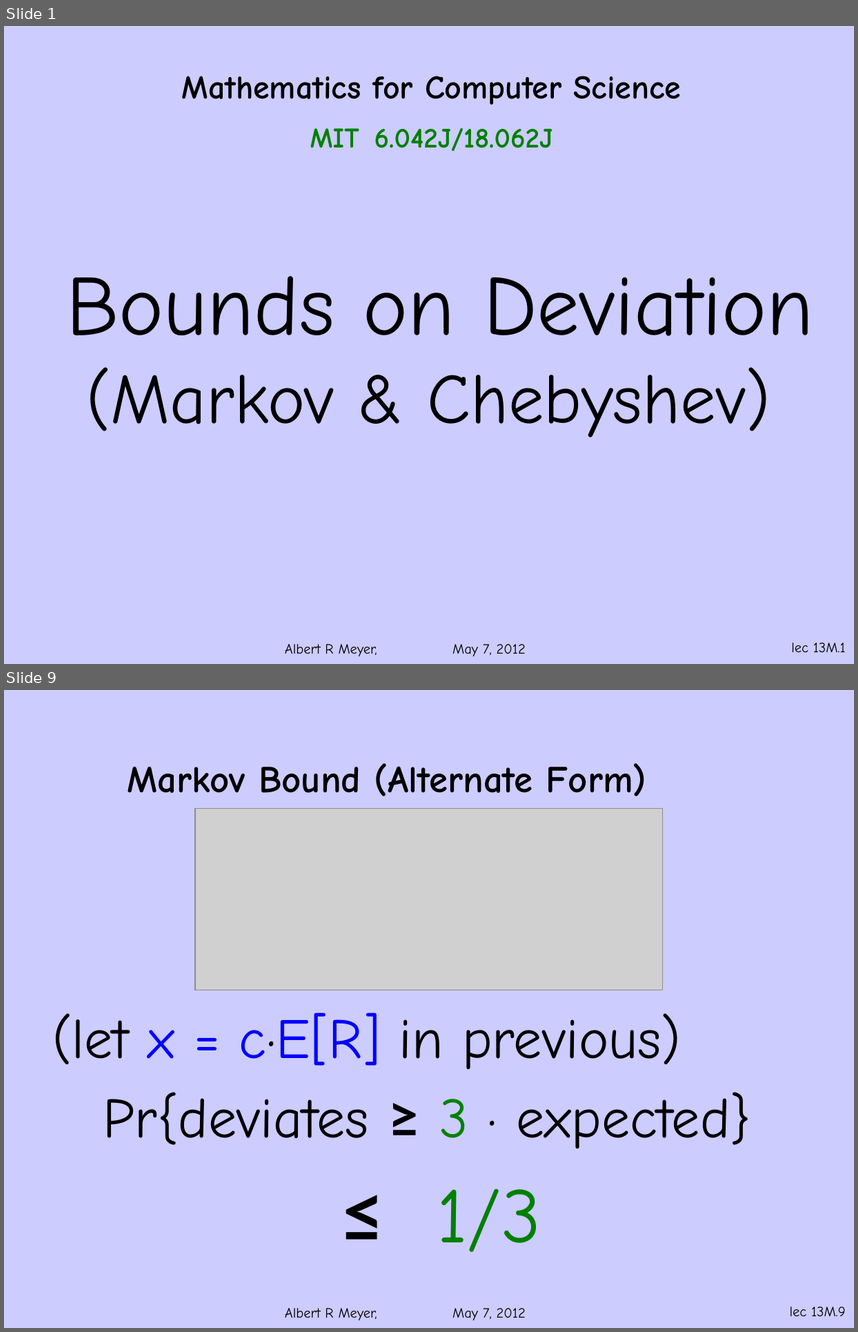
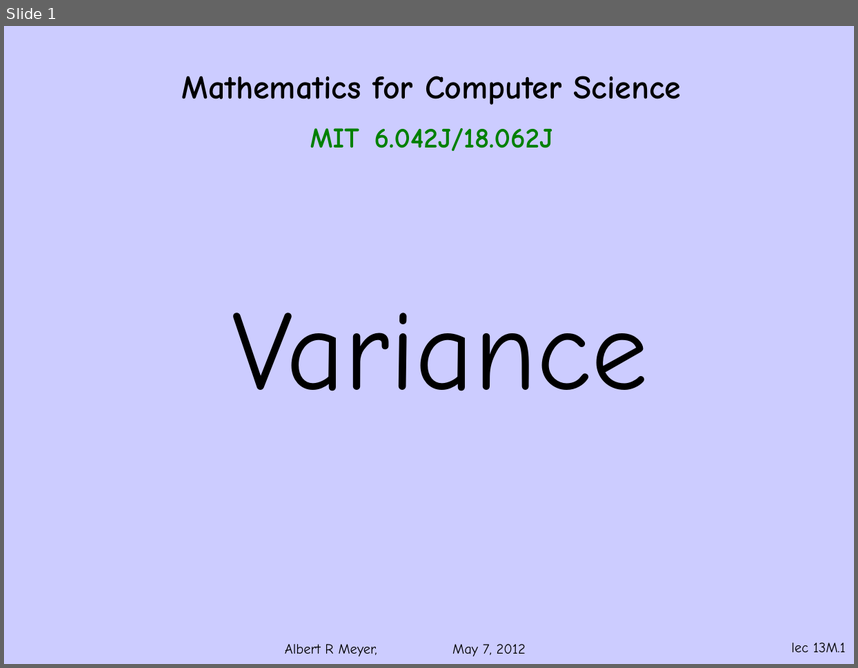
Before and after one commit to armeyer/mcs_web, a slide deck: spring13/slides13/deviation-bounds.pptx. Shown one above the other, each under a label of ours: slides 1 and 9 before the commit, slide 1 after it; the slides between them are not shown. The pictures are 858x1332 and 858x668 pixels, drawn with LibreOffice and Linux fonts; fonts in the diff are those of the drawing; grey boxes stand for pictures; background and template pictures are left out. Boxes give left, top, right and bottom in pixels: in the first picture for what was removed or moved away, otherwise in the second. Text is boxed around its words. In the diff, an @@ line names an element or a change of style, - is before the commit and + after.

Commit message:
add deviation slides

```diff
--- a/spring13/slides13/deviation-bounds.pptx
+++ b/spring13/slides13/deviation-bounds.pptx
@@ slide 9 removed at box(4, 690, 854, 1328), background #CCCCFF; not listed: 2 template elements that a slide beside it also shows @@
@@ title removed at box(127, 763, 646, 796) @@
-Markov Bound (Alternate Form)
@@ picture removed at box(195, 808, 663, 989) @@
@@ text removed at box(52, 1012, 752, 1252) @@
-(let x = c·E[R] in previous)
-Pr{deviates ≥ 3 · expected}
-≤ 1/3
@@ slide 1 changed as well @@
@@ text at box(232, 312, 648, 391): text changed; size 60 to 96 pt @@
-Bounds on Deviation
-(Markov & Chebyshev)
+Variance
```
Also in this commit, not shown: 12 other slides changed, 2 slides added, 18 other slides removed, 5 other files.
